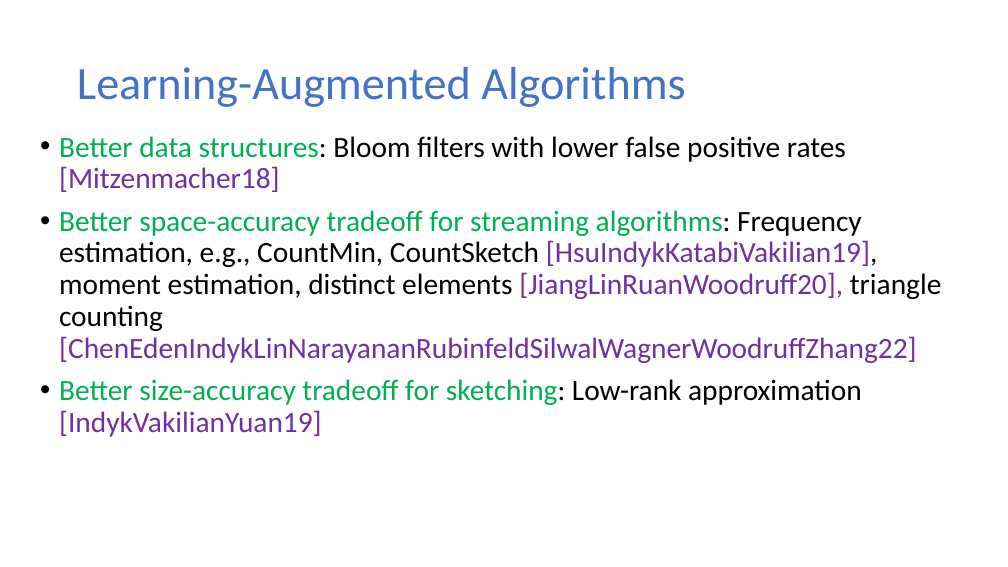
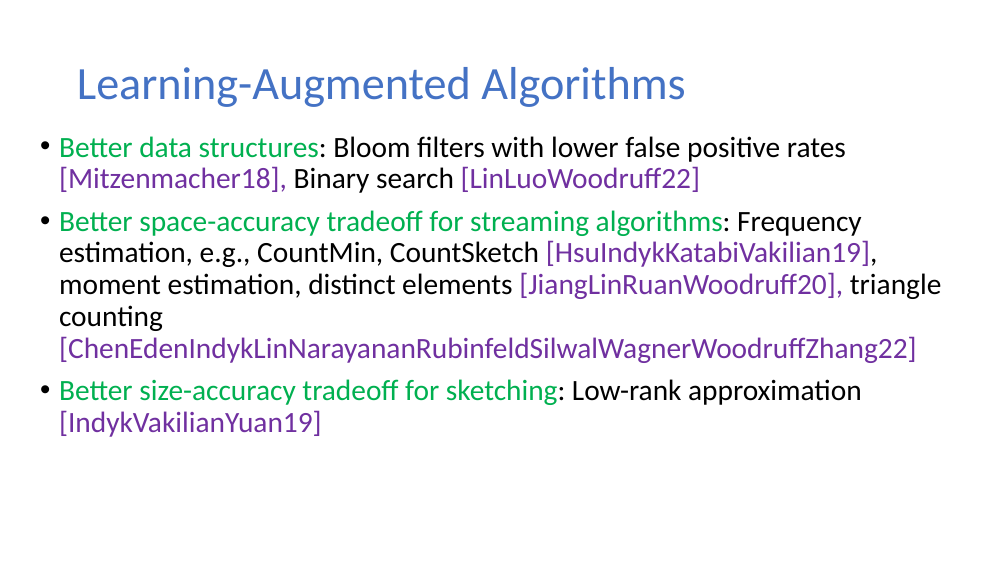
Before and after one commit to samsonzhou/samsonzhou.github.io, a slide deck: slide 6 of other-talks/Learning Augmented Algorithms for k-Means Clustering.pptx. Drawn at 1008x567 pixels with LibreOffice and Linux fonts; fonts in the diff are those of the drawing. Boxes give left, top, right and bottom in pixels: in the first picture for what was removed or moved away, otherwise in the second. Text is boxed around its words. In the diff, an @@ line names an element or a change of style, - is before the commit and + after.

```diff
--- a/other-talks/Learning Augmented Algorithms for k-Means Clustering.pptx
+++ b/other-talks/Learning Augmented Algorithms for k-Means Clustering.pptx
@@ text at [59, 136, 846, 193]: text changed @@
-• Better data structures: Bloom filters with lower false positive rates [Mitzenmacher18]
+• Better data structures: Bloom filters with lower false positive rates [Mitzenmacher18], Binary search [LinLuoWoodruff22]
```
Also in this commit, not shown: 3 other slides changed, 12 slides added, 1 slide removed, 2 other files.
